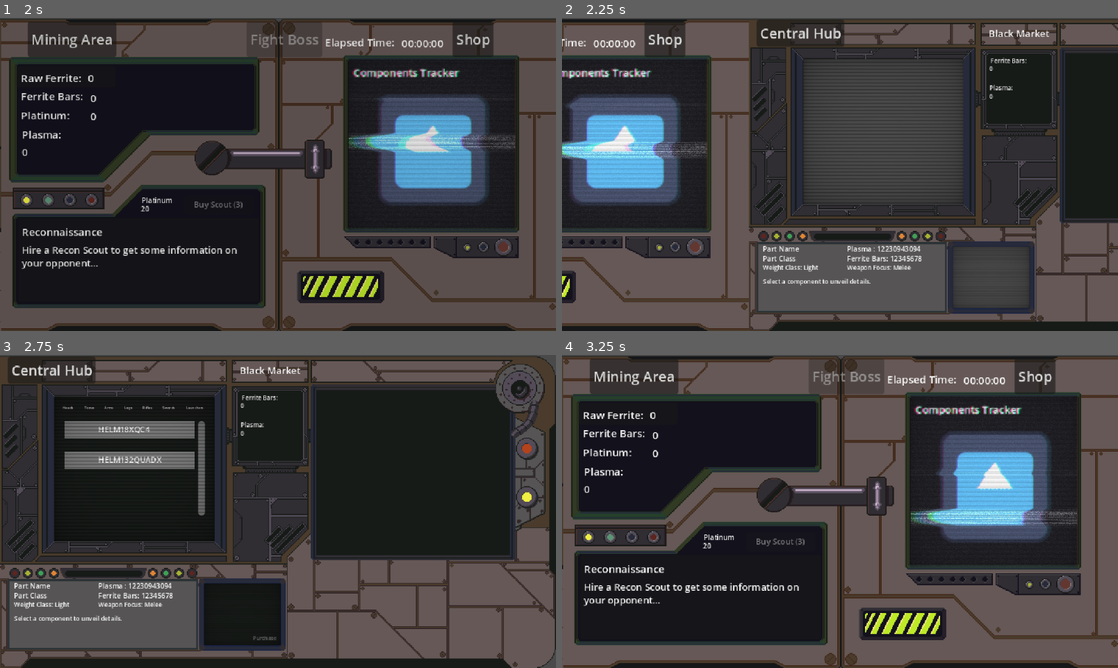
Above: before the commit, frames 1-4 (two rows, left to right).
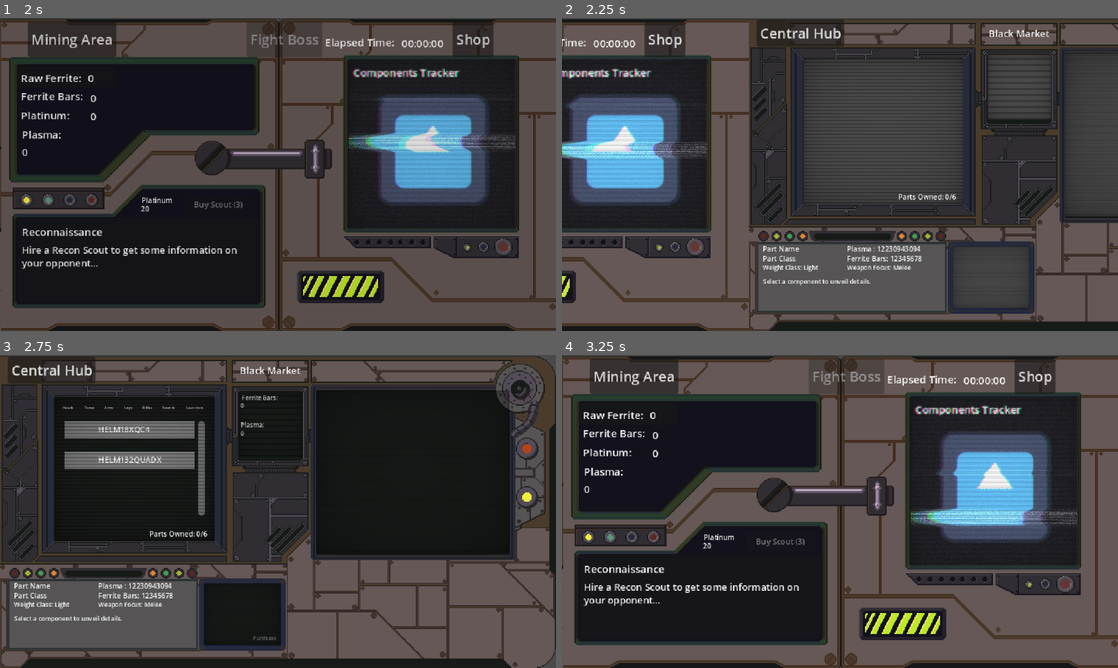
Above: after the commit, the same moments.

Repository: DennysGuy/MechvorIdle
Game: Godot game, scene res://src/scenes/MainMenu.tscn
Same seed, same stepped clock (60 frames per second), same inputs: the game is played once before the commit and once after it. The engine's default icon, where the game draws it, is replaced by a stand-in: a white triangle on a blue panel in a dark square.
Inputs (mouse positions are in pixels of both pictures, inside the frame that each line leads up to):
- Up to frame 1 (2 s): click "Play" at 0.5 s; click "Play" at 1.25 s
- Up to frame 2 (2.25 s): move the mouse to (962, 158) at 2.02 s; hold D (move_right) from 2.03 s (still down); click (962, 158) at 2.17 s
- Up to frame 3 (2.75 s): keep holding D (move_right)
- Up to frame 4 (3.25 s): release D (move_right) at 2.75 s; click "Central Hub" at 2.75 s

Frame 1 is identical in both runs. In frame 2, 7.0% of the frame differs, in the area x 60-100%, y 11-64%; in frame 3, 0.2%; in frame 4, nothing differs.
Error in both runs: Cannot call method 'change_scene_to_file' on a null value. (res://src/scripts/Panels/main_menu.gd:19)

Commit message:
worked on some serious bugs - will need to figure out bug where drone deletes some times when purchasing

Diff:
--- a/mechvoridle/src/ShopPane.tscn
+++ b/mechvoridle/src/ShopPane.tscn
@@ -301,6 +301,33 @@
 offset_bottom = 333.0
 mouse_filter = 2
 
+[node name="CRTOverlay3" type="ColorRect" parent="ColorRect"]
+material = SubResource("ShaderMaterial_mi2d3")
+layout_mode = 0
+offset_left = 364.0
+offset_top = 40.0
+offset_right = 586.0
+offset_bottom = 227.0
+mouse_filter = 2
+
+[node name="CRTOverlay4" type="ColorRect" parent="ColorRect"]
+material = SubResource("ShaderMaterial_mi2d3")
+layout_mode = 0
+offset_left = 275.0
+offset_top = 41.0
+offset_right = 348.0
+offset_bottom = 116.0
+mouse_filter = 2
+
+[node name="PartsOwnedLabel" type="Label" parent="ColorRect"]
+layout_mode = 0
+offset_left = 172.0
+offset_top = 199.0
+offset_right = 236.0
+offset_bottom = 211.0
+theme_override_font_sizes/font_size = 8
+text = "Parts Owned 6/6"
+
 [connection signal="button_up" from="ColorRect/CentralHubNavigation" to="." method="_on_central_hub_navigation_button_up"]
 [connection signal="button_down" from="ColorRect/HBoxContainer/HeadsButton" to="." method="_on_heads_button_button_down"]
 [connection signal="button_down" from="ColorRect/HBoxContainer/TorsosButton" to="." method="_on_torsos_button_button_down"]
--- a/mechvoridle/src/scripts/GameManager.gd
+++ b/mechvoridle/src/scripts/GameManager.gd
@@ -17,6 +17,18 @@
 var chosen_opponent : OpponentMech
 const MECH_PARTS_NEEDED = 6
 
+
+#tutorial bools
+var player_has_switched_to_mining_panel = false #if this isn't true, we'll show indicator to swap to mining panel
+var player_has_enough_platinum_to_buy_a_part = false #once this is true we'll show indicator to swap to shop panel
+var player_has_switch_to_shop_panel_with_enough_plat = false #once this is true we'll delete indicator to go to shop panel
+var player_has_clicked_mining_asteroid = false #show indicator as long as this is false
+var player_has_clicked_hazard_asteroid = false #show indicator as long as this is false
+var player_has_enough_platinum_to_upgrade = false #once this is true, we'll show indicator to open upgrade panel
+var player_has_clicked_upgrade_panel_with_enough_plat = false #once true, we delete indicator
+var player_has_purchased_upgrade = false #will delete indicator to purchase and show close upgrades panel
+var upgrade_panel_closed_first_time = false #once true, we'll delete upgrade
+
 #mining panel
 var ufo_attacking : bool = false
 
--- a/mechvoridle/src/scripts/Panels/shop_pane.gd
+++ b/mechvoridle/src/scripts/Panels/shop_pane.gd
@@ -22,6 +22,8 @@
 @onready var weight_class : Label = $ColorRect/WeightClass
 @onready var weapon_type_focus : Label = $ColorRect/WeaponTypeFocus
 
+@onready var parts_owned_label: Label = $ColorRect/PartsOwnedLabel
+
 
 var selected_component : MechComponent
 var confirmation_box_is_showing : bool = false
@@ -34,6 +36,7 @@
 	display_component_list("Heads")
 	update_ferrite_bars_count()
 	update_plasma_count()
+	update_parts_owned_label()
 	hide_confirmation_panel()
 
 
@@ -130,7 +133,9 @@
 	GameManager.plasma_count -= selected_component.plasma_cost
 	GameManager.add_mech_component(selected_component)
 	update_description_box(selected_component)
+	update_parts_owned_label()
 	hide_confirmation_panel()
+
 
 func show_confirmation_panel() -> void:
 	confirmation_box_is_showing = true
@@ -157,3 +162,6 @@
 		slot_is_filled_label.show()
 	else:
 		slot_is_filled_label.hide()
+
+func update_parts_owned_label() -> void:
+	parts_owned_label.text = "Parts Owned: " + str(GameManager.owned_components_count) + "/" + str(GameManager.MECH_PARTS_NEEDED)
--- a/mechvoridle/src/scripts/Panels/upgrade_panel.gd
+++ b/mechvoridle/src/scripts/Panels/upgrade_panel.gd
@@ -92,7 +92,7 @@
 
 	platinum_drones_count.text = str(GameManager.platinum_drone_count)
 	platinum_drones_cost.text = str(GameManager.platinum_drone_cost)
-	plat_drone_damage.text = str(GameManager.platinum_drone_damage_cost)
+	plat_drone_damage.text = str(GameManager.platinum_drone_damage)
 	plat_drone_damage_cost.text = str(GameManager.platinum_drone_damage_cost)
 	plat_drone_speed.text = str(GameManager.platinum_drone_mining_speed * 100) + "%"
 	plat_drone_speed_cost.text = str(GameManager.platinum_drone_mining_speed_cost)
@@ -121,7 +121,7 @@
 
 	#platinum_drones_count.text = str(GameManager.platinum_drone_count)
 
-	if GameManager.drone_count > 0:
+	if GameManager.drones_count > 0:
 		upgrade_drone_damage.disabled = GameManager.platinum_count < GameManager.drone_damage_cost
 		upgrade_drone_mining_speed.disabled = GameManager.platinum_count < GameManager.drone_mining_speed_cost
 	else:
@@ -129,7 +129,7 @@
 		upgrade_drone_mining_speed.disabled = true
 
 	if GameManager.platinum_drone_count > 0:
-		upgrade_plat_drone_damage.disabled = GameManager.platinum_count < GameManager.drone_damage_cost
+		upgrade_plat_drone_damage.disabled = GameManager.platinum_count < GameManager.platinum_drone_damage_cost
 		upgrade_platinum_drone_mining_speed.disabled = GameManager.platinum_count < GameManager.drone_mining_speed_cost
 	else:
 		upgrade_plat_drone_damage.disabled = true
